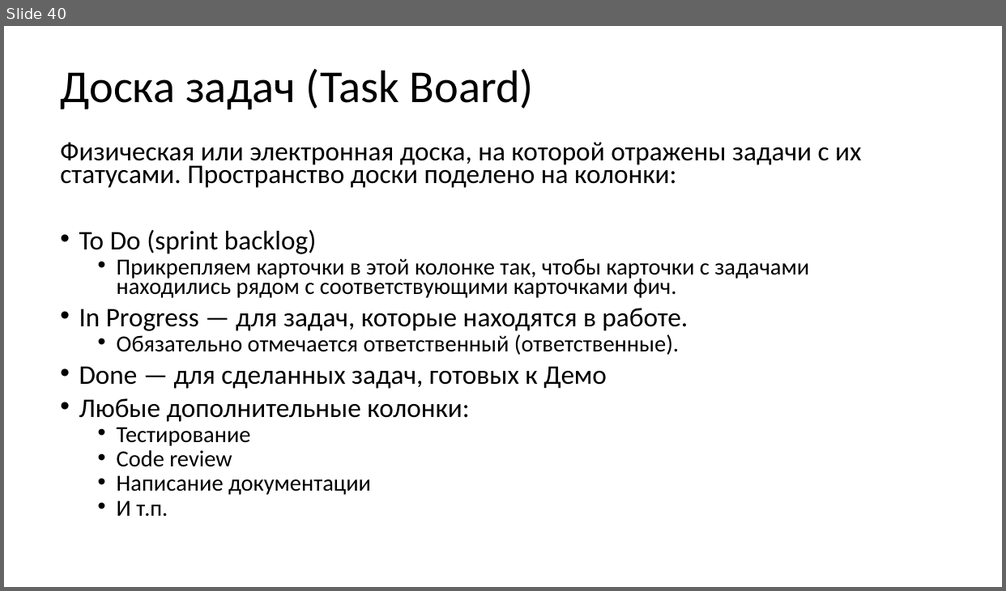
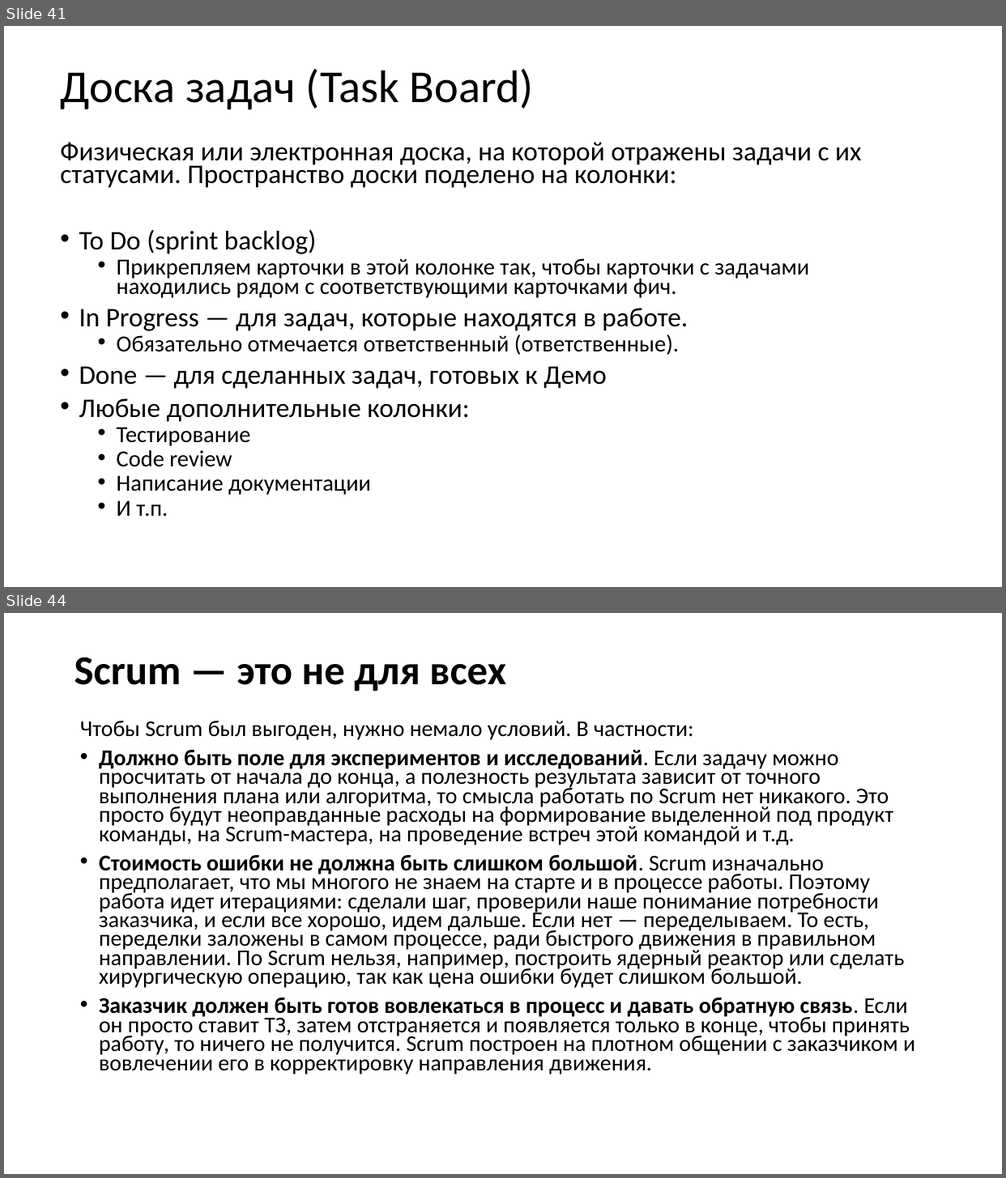
Before and after one commit to xtrueman/soft_dev_mgmt_course, a slide deck: slides/01-SCRUM.pptx. Shown one above the other, each under a label of ours: slide 40 before the commit, slides 41 and 44 after it; the slides between them are not shown. The pictures are 1006x591 and 1006x1178 pixels, drawn with LibreOffice and Linux fonts; fonts in the diff are those of the drawing. Boxes give left, top, right and bottom in pixels: in the first picture for what was removed or moved away, otherwise in the second. Text is boxed around its words. In the diff, an @@ line names an element or a change of style, - is before the commit and + after.

Commit message:
вроде как всё по scrum...

```diff
--- a/slides/01-SCRUM.pptx
+++ b/slides/01-SCRUM.pptx
@@ slide 44 added at <box>4,613,1002,1174</box>, background #FFFFFF @@
@@ title added at <box>74,657,506,692</box>, 39.6 pt, text #000000, bold @@
+Scrum — это не для всех
@@ text added at <box>80,721,915,1075</box>, 21.7 pt, text #000000 @@
+Чтобы Scrum был выгоден, нужно немало условий. В частности:
+• Должно быть поле для экспериментов и исследований. Если задачу можно просчитать от начала до конца, а полезность результата зависит от точного выполнения плана или алгоритма, то смысла работать по Scrum нет никакого. Это просто будут неоправданные расходы на формирование выделенной под продукт команды, на Scrum-мастера, на проведение встреч этой командой и т.д.
+• Стоимость ошибки не должна быть слишком большой. Scrum изначально предполагает, что мы многого не знаем на старте и в процессе работы. Поэтому работа идет итерациями: сделали шаг, проверили наше понимание потребности заказчика, и если все хорошо, идем дальше. Если нет — переделываем. То есть, переделки заложены в самом процессе, ради быстрого движения в правильном направлении. По Scrum нельзя, например, построить ядерный реактор или сделать хирургическую операцию, так как цена ошибки будет слишком большой.
+• Заказчик должен быть готов вовлекаться в процесс и давать обратную связь. Если он просто ставит ТЗ, затем отстраняется и появляется только в конце, чтобы принять работу, то ничего не получится. Scrum построен на плотном общении с заказчиком и вовлечении его в корректировку направления движения.
@@ what was slide 40 is now slide 41 @@
```
Also in this commit, not shown: 5 slides changed, 4 other slides added, 3 other files.
